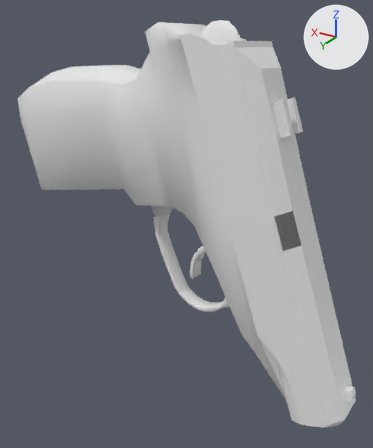
Renders of the OBJ model Vertex_Animation_Compiler/Assets/Makarov_Pistol_Draw22.obj from each side of a commit.
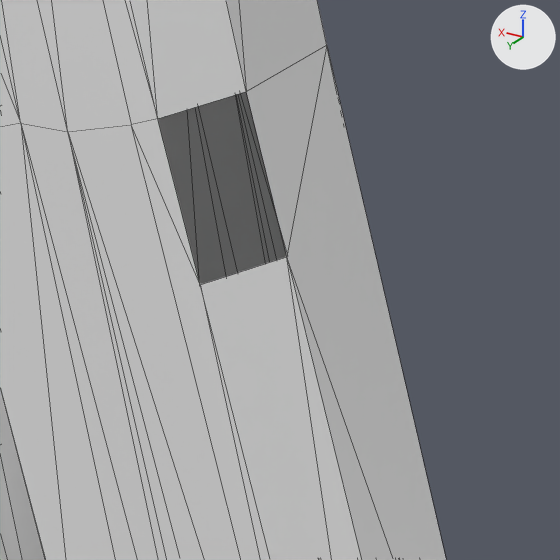
The first picture shows the older version from a 50 mm lens placed at (-0.1435, 0.279, -0.3411), pointed at (-0.0469, 0.1178, -0.4217). The close-ups show both versions on the part from 65% to 96% of the width and 43% to 69% of the height of that picture; other places that the commit changed are outside them. Every picture has the same lights, and +X, +Y and +Z are marked at upper right. The close-ups show mesh edges as thin lines. Where no turn or scale is listed for an object, it has been applied to the vertices.

Names of what the first close-up shows: 'Rest_of_the_gun_Sphere', 'Top_Slider_Sphere.001'.
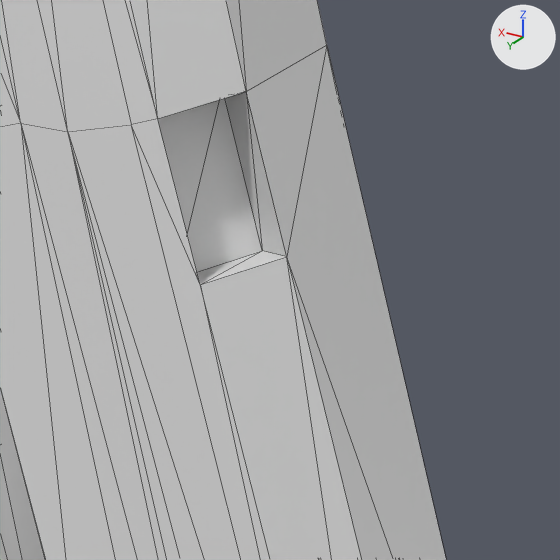
The change, as a diff of the scene's bpy script:
```diff
--- a/Vertex_Animation_Compiler/Assets/Makarov_Pistol_Draw22.obj.py
+++ b/Vertex_Animation_Compiler/Assets/Makarov_Pistol_Draw22.obj.py
@@ me_top_slider_sphere_001 @@
 # used by ob_top_slider_sphere_001; location = (0.0, 0.0, 0.0)
-me_top_slider_sphere_001.from_pydata(...)  # 127 vertices, 227 faces; spans x -0.1207..-0.0497, y 0.1019..0.1384, z -0.4816..-0.3504
+me_top_slider_sphere_001.from_pydata(...)  # 131 vertices, 237 faces; spans x -0.1207..-0.0497, y 0.1019..0.1384, z -0.4816..-0.3504
+# me_top_slider_sphere_001 part 1
+# 4 vertices are added at (-0.0905, 0.1318, -0.4162), (-0.0863, 0.131, -0.4052), (-0.0947, 0.1268, -0.4151), (-0.0906, 0.1259, -0.4041)
+# 10 new faces join them
```

Boxes [x1, y1, x2, y2] around the edits, measured in the close-ups (560 x 560 px):
part 1 of me_top_slider_sphere_001, added
    after: [158, 92, 287, 285]
